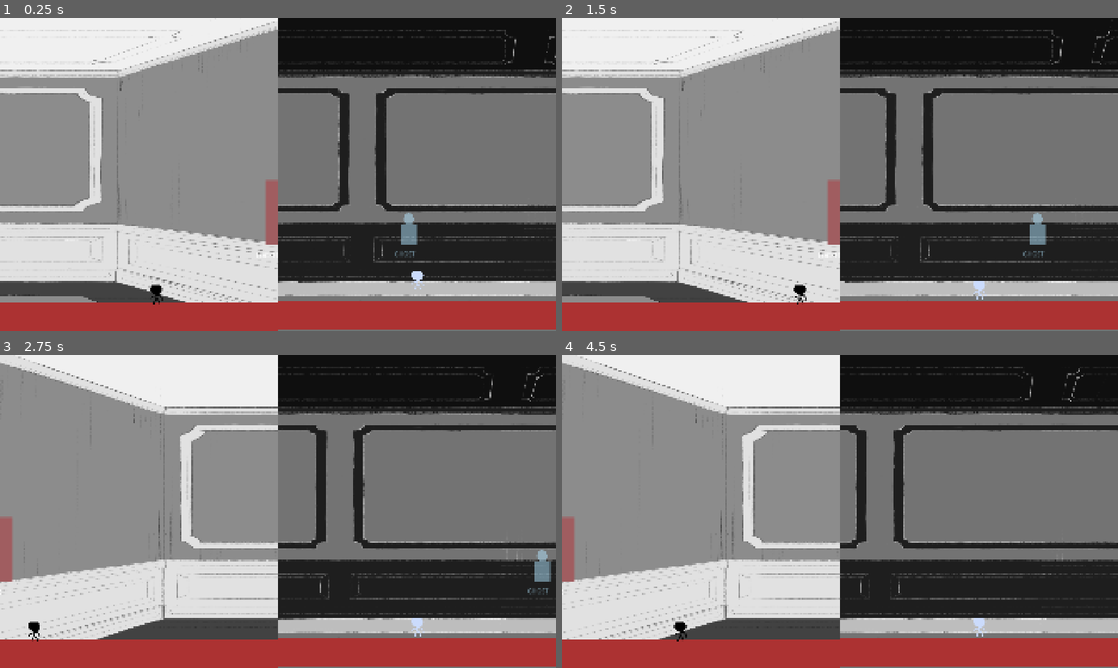
Above: before the commit, frames 1-4 (two rows, left to right).
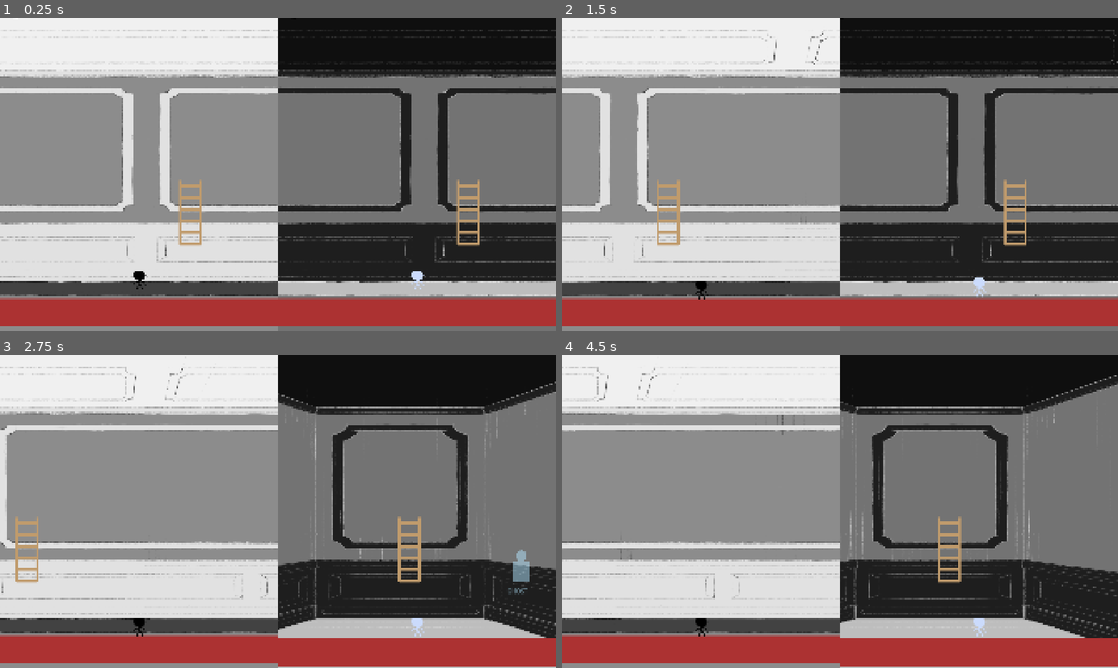
Above: after the commit, the same moments.

Repository: Clownpiece106/Robimy-dzem-2026
Game: Godot game, scene res://Globals/game.tscn
Same seed, same stepped clock (60 frames per second), same inputs: the game is played once before the commit and once after it.
Inputs:
- Up to frame 1 (0.25 s): no input
- Up to frame 2 (1.5 s): hold D (p1_move_right) 0.53-1.28 s; tap Right (p2_move_right) at 0.6, 1.35 s
- Up to frame 3 (2.75 s): tap Enter at 2 s; hold D (p1_move_right) from 2.03 s (still down); tap Right (p2_move_right) at 2.1 s
- Up to frame 4 (4.5 s): tap Right (p2_move_right) at 2.85, 3.6, 4.35 s; release D (p1_move_right) at 3.53 s; tap Space at 4.25 s

The runs differ from the first frame. In frame 1, 18% of the frame differs, in the area x 0-100%, y 1-100%; in frame 2, 19%; in frame 3, 20%, in the area x 0-100%, y 0-100%; in frame 4, 19%.

Commit message:
Change default spawn place

Diff:
--- a/Globals/game.tscn
+++ b/Globals/game.tscn
@@ -69,7 +69,7 @@
 
 [node name="Player" parent="SplitScreenManager2/Player1ViewportContainer/Player1Viewport/MapInstance1" unique_id=499025125 instance=ExtResource("3_j27jc")]
 z_index = 1
-position = Vector2(204, 978)
+position = Vector2(1800, -150)
 player_id = 1
 
 [node name="OtherPlayerGhost" type="Node2D" parent="SplitScreenManager2/Player1ViewportContainer/Player1Viewport/MapInstance1" unique_id=812873534]
@@ -102,7 +102,7 @@
 
 [node name="Player" parent="SplitScreenManager2/Player2ViewportContainer/Player2Viewport/MapInstance2" unique_id=1063871248 instance=ExtResource("4_c673k")]
 z_index = 1
-position = Vector2(220, 390)
+position = Vector2(1800, -150)
 player_id = 2
 
 [node name="OtherPlayerGhost" type="Node2D" parent="SplitScreenManager2/Player2ViewportContainer/Player2Viewport/MapInstance2" unique_id=1634118180]
--- a/scenes/mansion.tscn
+++ b/scenes/mansion.tscn
@@ -42,14 +42,14 @@
 
 [node name="Player" parent="SplitScreenManager/Player1ViewportContainer/Player1Viewport/MapInstance1" unique_id=1143176339 instance=ExtResource("dark")]
 z_index = 1
-position = Vector2(220, 390)
+position = Vector2(1800, -150)
 player_id = 1
 
 [node name="OtherPlayerGhost" type="Node2D" parent="SplitScreenManager/Player1ViewportContainer/Player1Viewport/MapInstance1" unique_id=493380077]
 script = ExtResource("ghost")
 
 [node name="Camera2D" type="Camera2D" parent="SplitScreenManager/Player1ViewportContainer/Player1Viewport/MapInstance1" unique_id=1763325501]
-position = Vector2(220, 390)
+position = Vector2(1800, -150)
 limit_left = 0
 limit_top = -540
 limit_right = 3240
@@ -75,14 +75,14 @@
 
 [node name="Player" parent="SplitScreenManager/Player2ViewportContainer/Player2Viewport/MapInstance2" unique_id=320048057 instance=ExtResource("light")]
 z_index = 1
-position = Vector2(220, 390)
+position = Vector2(1800, -150)
 player_id = 2
 
 [node name="OtherPlayerGhost" type="Node2D" parent="SplitScreenManager/Player2ViewportContainer/Player2Viewport/MapInstance2" unique_id=1806265657]
 script = ExtResource("ghost")
 
 [node name="Camera2D" type="Camera2D" parent="SplitScreenManager/Player2ViewportContainer/Player2Viewport/MapInstance2" unique_id=171244639]
-position = Vector2(220, 390)
+position = Vector2(1800, -150)
 limit_left = 0
 limit_top = -540
 limit_right = 3240
--- a/scripts/map_instance.gd
+++ b/scripts/map_instance.gd
@@ -13,6 +13,7 @@
 const BACKGROUND_LANE_Y := 260.0
 const FOREGROUND_LANE_Y := 390.0
 const ROOM_VIEW_SIZE := Vector2(540.0, 540.0)
+const ATTIC_START_POSITION := Vector2(1800.0, -150.0)
 
 @onready var bg_physics_tile_map = $BgPhysicsTileMap
 @onready var fg_physics_tile_map = $FgPhysicsTileMap
@@ -55,6 +56,7 @@
 	local_player_id = owning_player_id
 	_connect_collectible_signals()
 	player = get_node("Player") as CoopPlayer
+	player.position = ATTIC_START_POSITION
 	player.configure_for_map(local_player_id, self, session)
 	ghost = get_node("OtherPlayerGhost") as CoopGhost
 	ghost.configure(GameSession.PLAYER_2 if local_player_id == GameSession.PLAYER_1 else GameSession.PLAYER_1, session, self)
